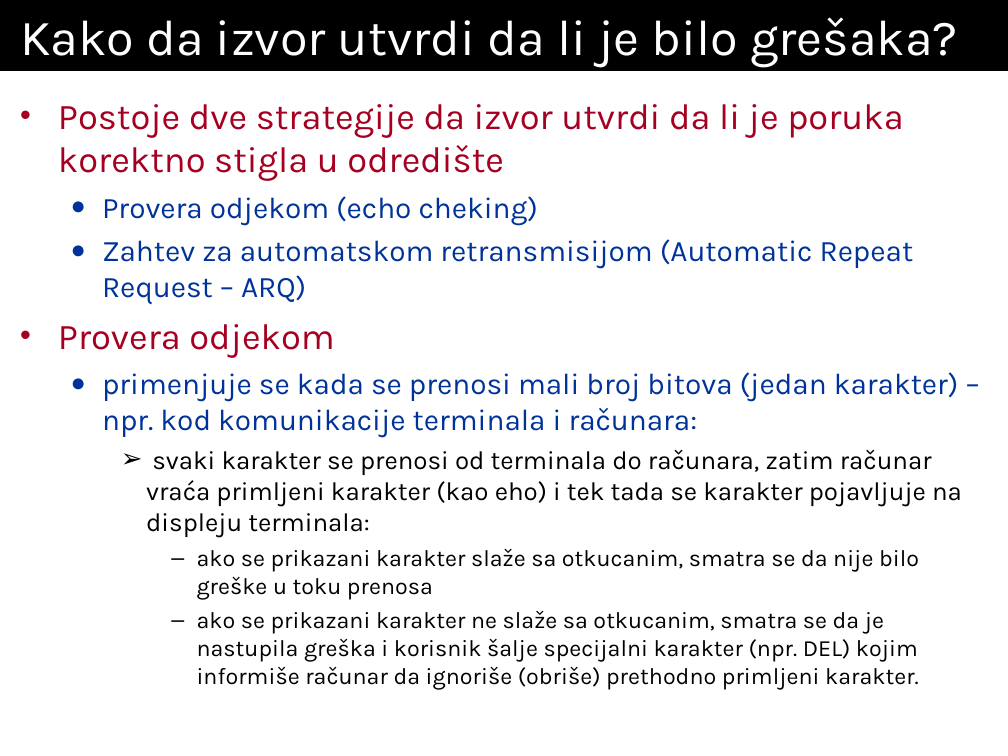
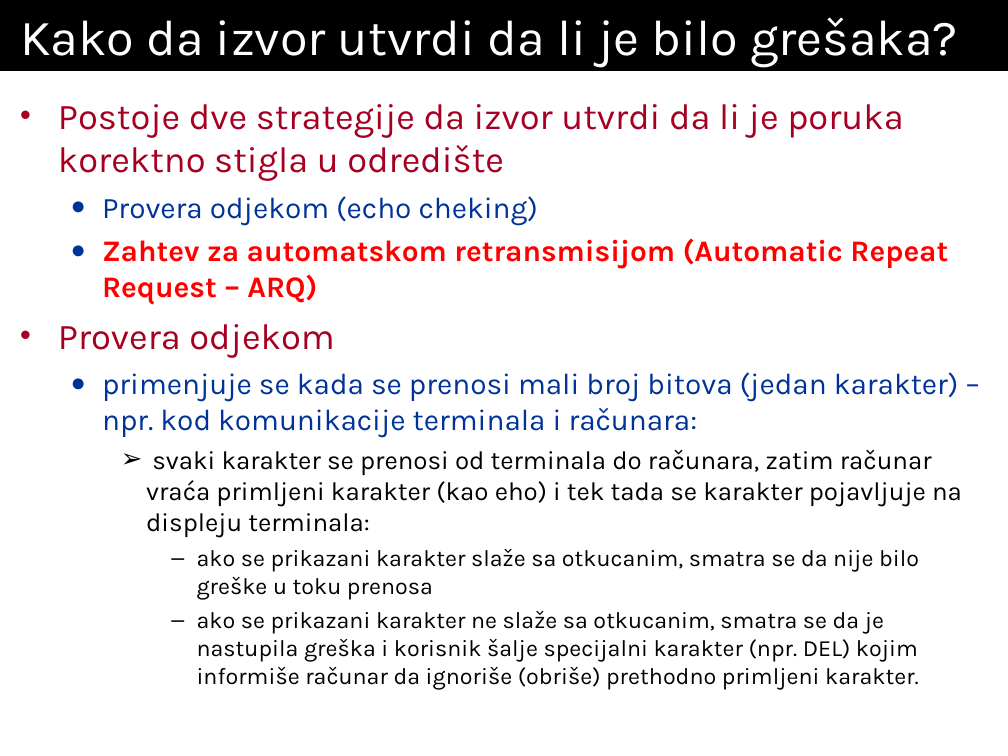
Before and after one commit to Dw1GHTY/TransferRepo, a slide deck: slide 34 of RM/Predavanja/P2_RM-dll_1.ppt. Drawn at 1008x756 pixels with LibreOffice and Linux fonts; fonts in the diff are those of the drawing. Boxes give left, top, right and bottom in pixels: in the first picture for what was removed or moved away, otherwise in the second. Text is boxed around its words. In the diff, an @@ line names an element or a change of style, - is before the commit and + after.

```diff
--- a/RM/Predavanja/P2_RM-dll_1.ppt
+++ b/RM/Predavanja/P2_RM-dll_1.ppt
@@ text at (x1=102, y1=239, x2=948, y2=305): text colour #003399 to #FF0000, bold on in "Zahtev za automatskom retransmisijom (Automatic Repeat Reque ..." @@
```
Also in this commit, not shown: 2 other slides changed, 15 other files.
